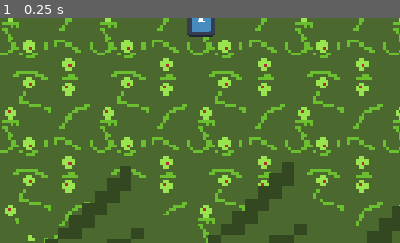
Above: before the commit, frame 1.
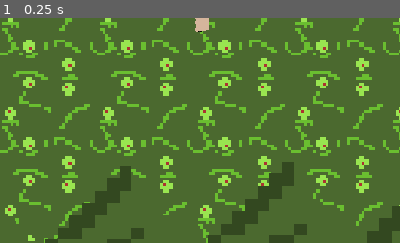
Above: after the commit, the same moment.

Repository: ygrecky/GameJam1
Game: Godot game, scene res://scenes/Levels/Forêt.tscn
Same seed, same stepped clock (60 frames per second), same inputs: the game is played once before the commit and once after it. This scene is started directly instead of the project's main scene. The engine's default icon, where the game draws it, is replaced by a stand-in: a white triangle on a blue panel in a dark square.
Inputs:
- Up to frame 1 (0.25 s): no input
The pictures show only the part of the screen within x 8-58%, y 0-50%; the shares and areas given below are measured in that part.

The runs differ from the first frame. In frame 1, 0.6% of the frame differs, in the area x 46-54%, y 0-9%.
Error in both runs: Invalid assignment of property or key 'isTalking' with value of type 'bool' on a base object of type 'Nil'. (res://scripts/boite_texte.gd:38)

Commit message:
grimoire

Diff:
--- a/scenes/Decoration/feuille_papier.tscn
+++ b/scenes/Decoration/feuille_papier.tscn
@@ -1,10 +1,10 @@
 [gd_scene format=3 uid="uid://cpq1px774y8xe"]
 
 [ext_resource type="Script" uid="uid://blgf3af4f2jge" path="res://scripts/feuille_papier.gd" id="1_x3uyg"]
-[ext_resource type="Texture2D" uid="uid://c353tuvpl12xx" path="res://icon.svg" id="1_yv70s"]
+[ext_resource type="Texture2D" uid="uid://0g5m0sb31yko" path="res://assets/Objets/feuille_grimoire.png" id="2_x3uyg"]
 
 [sub_resource type="RectangleShape2D" id="RectangleShape2D_u081y"]
-size = Vector2(347, 314)
+size = Vector2(3105, 2698)
 
 [node name="FeuillePapier" type="Node2D" unique_id=1749185933 node_paths=PackedStringArray("area")]
 script = ExtResource("1_x3uyg")
@@ -13,10 +13,10 @@
 [node name="Sprite2D" type="Sprite2D" parent="." unique_id=1537941183]
 position = Vector2(-1, 2)
 scale = Vector2(0.32, 0.32)
-texture = ExtResource("1_yv70s")
+texture = ExtResource("2_x3uyg")
 
 [node name="Area2D" type="Area2D" parent="." unique_id=1061743867]
 
 [node name="CollisionShape2D" type="CollisionShape2D" parent="Area2D" unique_id=252913175]
-position = Vector2(0, 3)
+position = Vector2(-7.5, 9)
 shape = SubResource("RectangleShape2D_u081y")
--- a/scenes/Levels/Forêt.tscn
+++ b/scenes/Levels/Forêt.tscn
@@ -40,6 +40,7 @@
 
 [node name="FeuillePapier" parent="." unique_id=1749185933 instance=ExtResource("4_lowvy")]
 position = Vector2(377, 4)
+scale = Vector2(0.03, 0.03)
 
 [node name="Sol" parent="." unique_id=1363791764 instance=ExtResource("5_lowvy")]
 z_index = -1
